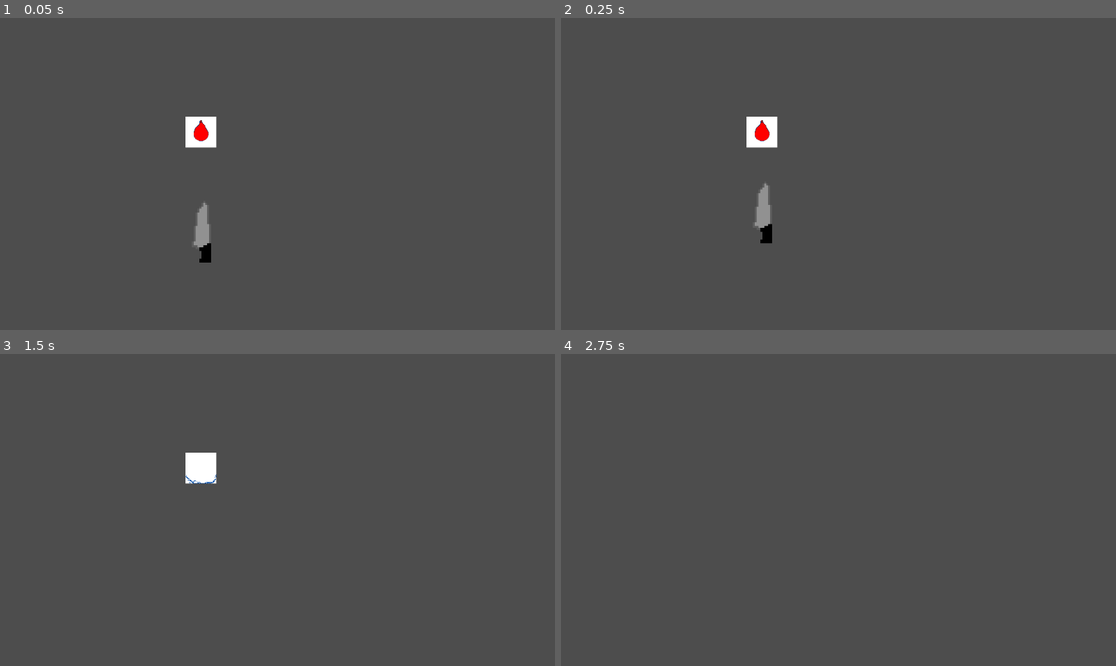
Above: before the commit, frames 1-4 (two rows, left to right).
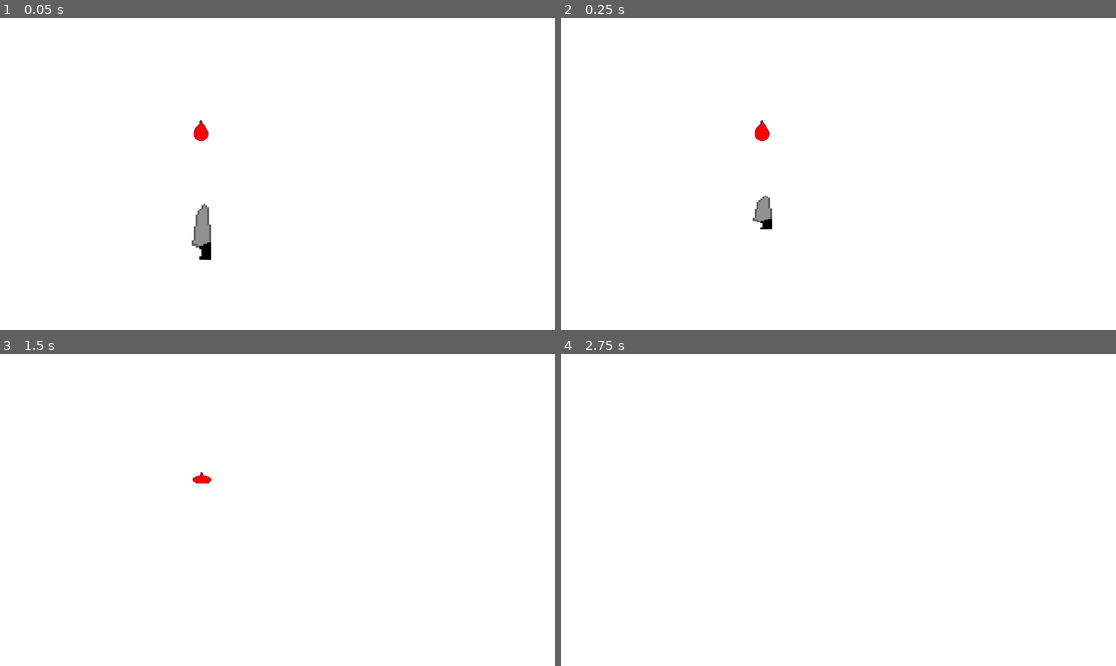
Above: after the commit, the same moments.

Repository: strawberry-p/trashian-roulette
Game: Godot game, scene res://main_scene.tscn
Same seed, same stepped clock (60 frames per second), same inputs: the game is played once before the commit and once after it. This scene is started directly instead of the project's main scene.
Inputs:
- Up to frame 1 (0.05 s): no input
- Up to frame 2 (0.25 s): no input
- Up to frame 3 (1.5 s): tap Enter at 1.25 s
- Up to frame 4 (2.75 s): tap Space at 2 s

The runs differ from the first frame. In frame 1, 99% of the frame differs, in the area x 0-100%, y 0-100%; in frame 2, 99%; in frame 3, 100%; in frame 4, 100%.

Commit message:
Fix background, animate knife

Diff:
--- a/main_scene.tscn
+++ b/main_scene.tscn
@@ -1,7 +1,8 @@
-[gd_scene load_steps=28 format=3 uid="uid://cyrwpyuae3a4u"]
+[gd_scene load_steps=29 format=3 uid="uid://cpdcq41acu3yk"]
 
 [ext_resource type="Texture2D" uid="uid://idp0dntog8tx" path="res://sprites/balloon/frame_00.png" id="1_7th4q"]
 [ext_resource type="Script" uid="uid://c4rknauvbgoba" path="res://scripts/knife.gd" id="1_84odl"]
+[ext_resource type="Texture2D" uid="uid://cdyls5bpia1t4" path="res://sprites/blank.png" id="1_vimvf"]
 [ext_resource type="Texture2D" uid="uid://2d3k7xg2ifua" path="res://sprites/balloon/frame_01.png" id="2_6jybn"]
 [ext_resource type="Texture2D" uid="uid://d3sict0w641u7" path="res://sprites/knife.png" id="2_84odl"]
 [ext_resource type="Texture2D" uid="uid://cpb181qds10b" path="res://sprites/balloon/frame_02.png" id="3_84odl"]
@@ -21,9 +22,6 @@
 [ext_resource type="Texture2D" uid="uid://iwl7b5u76bgb" path="res://sprites/balloon/frame_15.png" id="16_o4fqm"]
 [ext_resource type="Texture2D" uid="uid://dx6c632mp3cs7" path="res://sprites/balloon/frame_16.png" id="17_gfmxp"]
 [ext_resource type="Texture2D" uid="uid://ckol0jb0xlutk" path="res://sprites/balloon/frame_17.png" id="18_1n88h"]
-
-[sub_resource type="RectangleShape2D" id="RectangleShape2D_6jybn"]
-size = Vector2(41, 126)
 
 [sub_resource type="CircleShape2D" id="CircleShape2D_opjno"]
 
@@ -148,24 +146,16 @@
 "speed": 20.0
 }]
 
+[sub_resource type="RectangleShape2D" id="RectangleShape2D_6jybn"]
+size = Vector2(41, 126)
+
 [node name="MainScene" type="Node2D"]
 texture_filter = 1
 
-[node name="Knife" type="RigidBody2D" parent="."]
-position = Vector2(422, 454)
-gravity_scale = 0.0
-lock_rotation = true
-freeze = true
-freeze_mode = 1
-script = ExtResource("1_84odl")
-
-[node name="CollisionShape2D" type="CollisionShape2D" parent="Knife"]
-position = Vector2(-4.5, 0)
-shape = SubResource("RectangleShape2D_6jybn")
-
-[node name="Sprite2D" type="Sprite2D" parent="Knife"]
-scale = Vector2(4, 4)
-texture = ExtResource("2_84odl")
+[node name="Blank" type="Sprite2D" parent="."]
+position = Vector2(576, 324)
+scale = Vector2(36, 20.25)
+texture = ExtResource("1_vimvf")
 
 [node name="Balloon" type="RigidBody2D" parent="." groups=["balloon"]]
 position = Vector2(417, 237)
@@ -188,3 +178,19 @@
 sprite_frames = SubResource("SpriteFrames_o3jxj")
 animation = &"pop"
 frame_progress = 0.48214158
+
+[node name="Knife" type="RigidBody2D" parent="."]
+position = Vector2(422, 454)
+gravity_scale = 0.0
+lock_rotation = true
+freeze = true
+freeze_mode = 1
+script = ExtResource("1_84odl")
+
+[node name="CollisionShape2D" type="CollisionShape2D" parent="Knife"]
+position = Vector2(-4.5, 0)
+shape = SubResource("RectangleShape2D_6jybn")
+
+[node name="Sprite2D" type="Sprite2D" parent="Knife"]
+scale = Vector2(4, 4)
+texture = ExtResource("2_84odl")
--- a/scripts/knife.gd
+++ b/scripts/knife.gd
@@ -15,3 +15,5 @@
 		if collider.has_method("is_in_group") && collider.is_in_group("balloon"):
 			collider.start_explode()
 			hide()
+	if scale[1] > 0.2:
+		scale[1] -= 0.03;
Binary file added: sprites/blank.png
Not shown, added: sprites/blank.png.import
